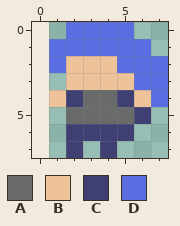
A pixel-art sprite gets an edit: src/main/resources/sprites/player/player-left-5.png. The picture above is the old version.
The file is 7x8 pixels. The old version is drawn lined up with the new one, on the new canvas.
Palette (. is transparent): A #696a6a  B #eec39a  C #3f3f74  D #5b6ee1
Pixels before, first column x 1:
0 .DDDD..
1 DDDDDD.
2 DBBBDDD
3 .BBBBDD
4 BCAACBD
5 .AAAAC.
6 .CCCC..
7 .C.C...
After the commit:
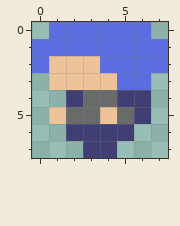
Commit message: Add player hair movement.
Diff:
canvas 7x8 -> 8x8, the old top-left corner now at 1,0
Changed rows in their new state; - is an unchanged pixel.
first column x 0:
0 -D----D-
1 D------D
2 DB--D---
3 -B---D-.
4 -.----C.
5 -B--B---
7 --.C----
